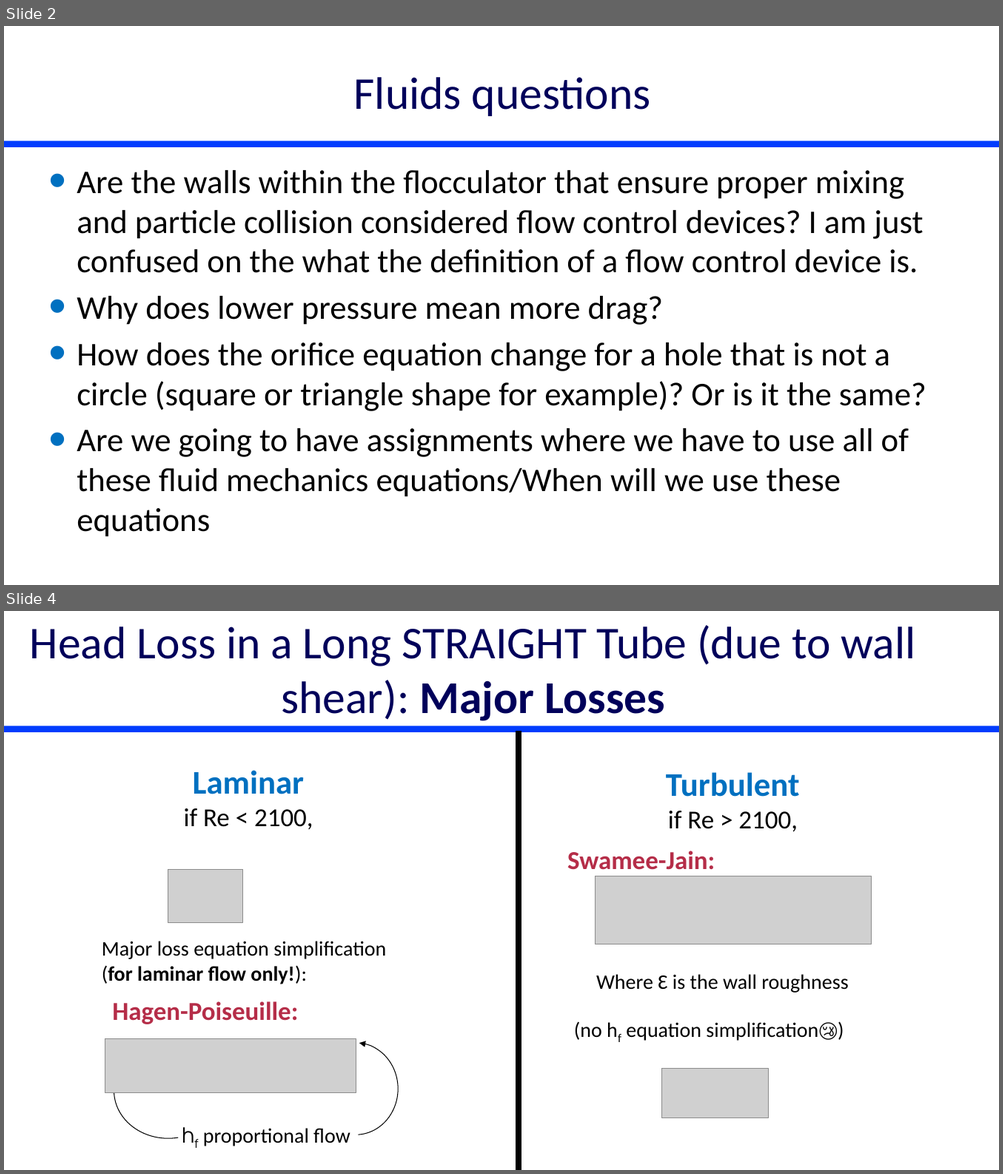
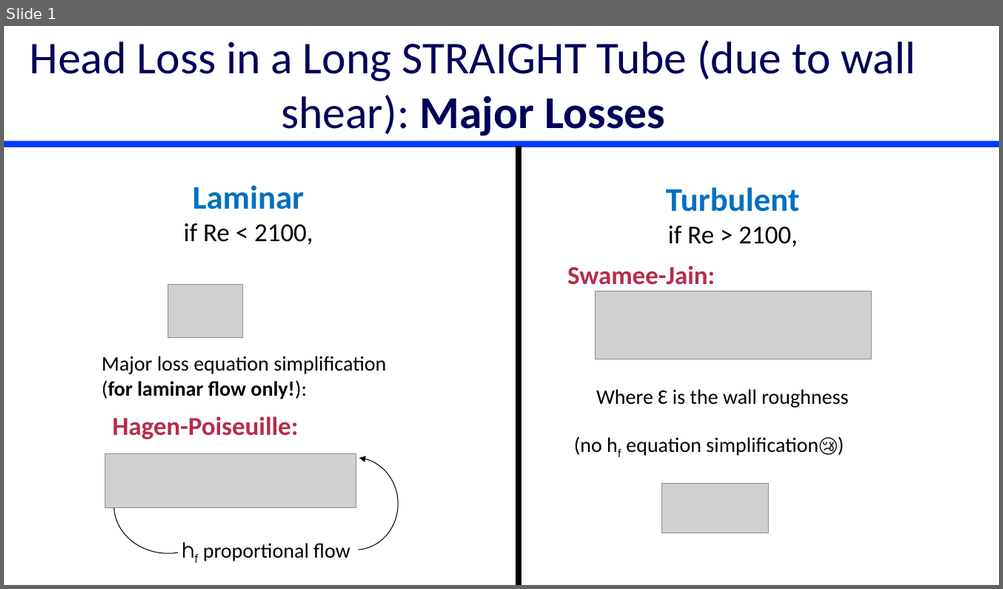
Before and after one commit to monroews/CEE4520Lectures, a slide deck: Discussions/Head Loss.pptx. Shown one above the other, each under a label of ours: slides 2 and 4 before the commit, slide 1 after it; the slides between them are not shown. The pictures are 1003x1174 and 1003x589 pixels, drawn with LibreOffice and Linux fonts; fonts in the diff are those of the drawing; grey boxes stand for pictures. Boxes give left, top, right and bottom in pixels: in the first picture for what was removed or moved away, otherwise in the second. Text is boxed around its words. In the diff, an @@ line names an element or a change of style, - is before the commit and + after.

```diff
--- a/Discussions/Head Loss.pptx
+++ b/Discussions/Head Loss.pptx
@@ slide 2 removed at (4, 26, 999, 585), background #FFFFFF; not listed: 1 template element that a slide beside it also shows @@
@@ title removed at (354, 77, 651, 116) @@
-Fluids questions
@@ text removed at (77, 170, 926, 537) @@
-• Are the walls within the flocculator that ensure proper mixing and particle collision considered flow control devices? I am just confused on the what the definition of a flow control device is.
-• Why does lower pressure mean more drag?
-• How does the orifice equation change for a hole that is not a circle (square or triangle shape for example)? Or is it the same?
-• Are we going to have assignments where we have to use all of these fluid mechanics equations/When will we use these equations
@@ what was slide 4 is now slide 1 @@
```
Also in this commit, not shown: 2 other slides removed, 1 other file.
